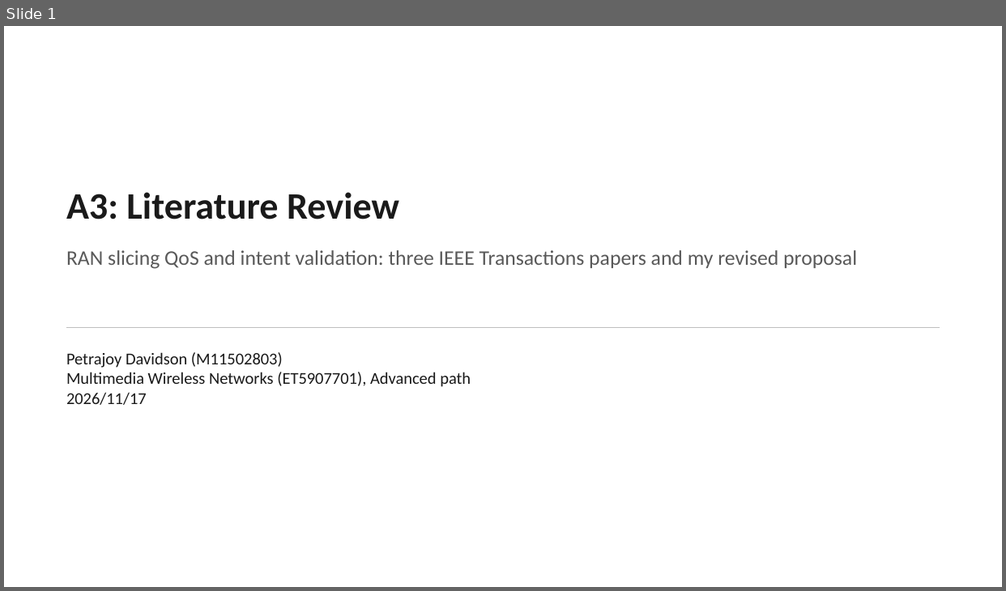
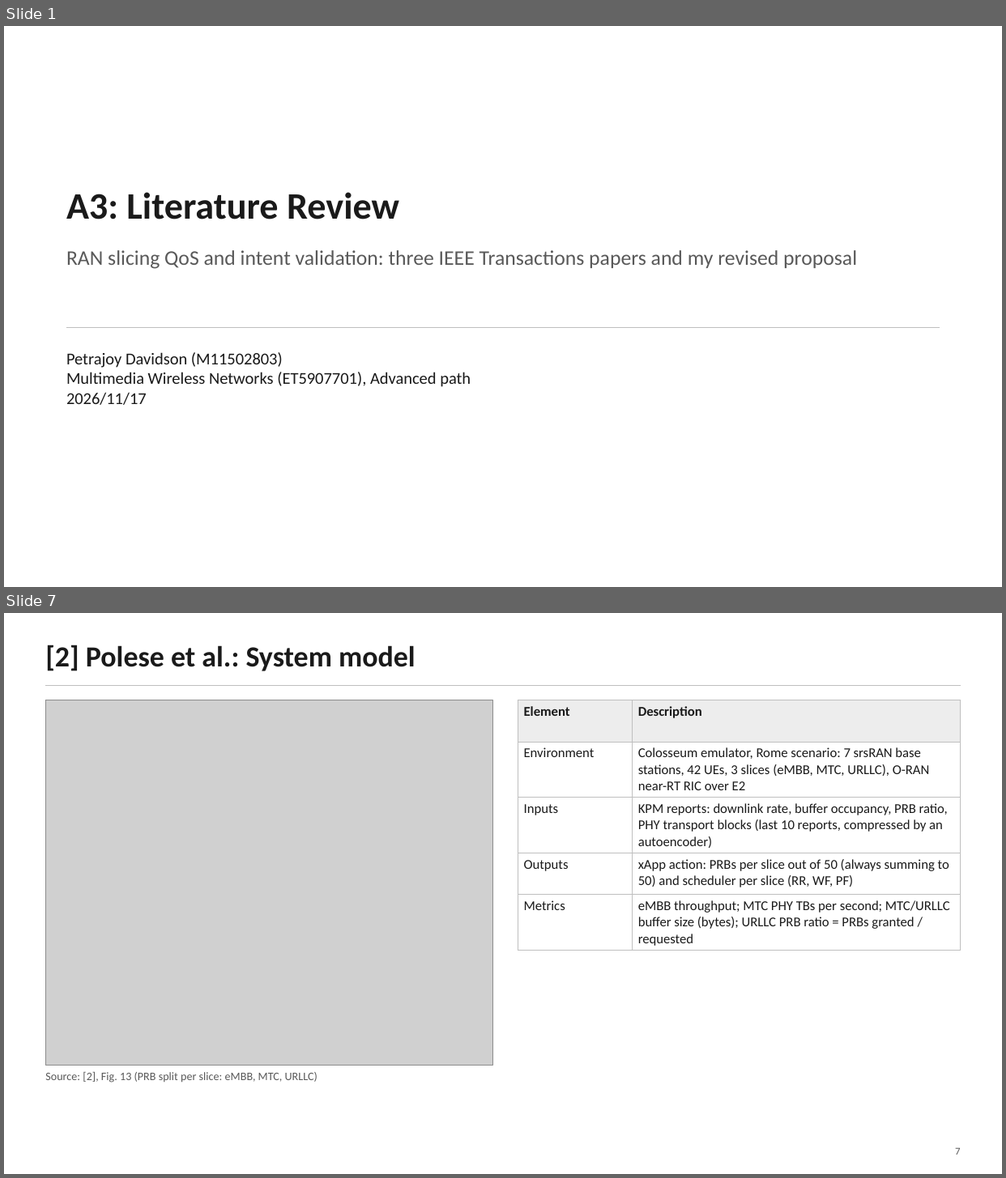
Before and after one commit to petrajoyd/MWN-2026-M11502803-Petrajoy-Davidson, a slide deck: A3-literature-review/presentation/A3-literature-review.pptx. Shown one above the other, each under a label of ours: slide 1 before the commit, slides 1 and 7 after it; the slides between them are not shown. The pictures are 1006x591 and 1006x1178 pixels, drawn with LibreOffice and Linux fonts; fonts in the diff are those of the drawing; grey boxes stand for pictures. Boxes give left, top, right and bottom in pixels: in the first picture for what was removed or moved away, otherwise in the second. Text is boxed around its words. In the diff, an @@ line names an element or a change of style, - is before the commit and + after.

```diff
--- a/A3-literature-review/presentation/A3-literature-review.pptx
+++ b/A3-literature-review/presentation/A3-literature-review.pptx
@@ slide 7 added at [4, 613, 1002, 1174], background #FFFFFF @@
@@ text added at [45, 645, 415, 671], 28 pt, text #1A1A1A, bold @@
+[2] Polese et al.: System model
@@ line added from (46, 686) to (961, 686), #BFBFBF 1 pt @@
@@ picture added at [46, 700, 493, 1066] @@
@@ table added at [518, 700, 961, 949], 5 rows, 2 columns @@
+Element | Description
+Environment | Colosseum emulator, Rome scenario: 7 srsRAN base stations, 42 UEs, 3 slices (eMBB, MTC, URLLC), O-RAN near-RT RIC over E2
+Inputs | KPM reports: downlink rate, buffer occupancy, PRB ratio, PHY transport blocks (last 10 reports, compressed by an autoencoder)
+Outputs | xApp action: PRBs per slice out of 50 (always summing to 50) and scheduler per slice (RR, WF, PF)
+Metrics | eMBB throughput; MTC PHY TBs per second; MTC/URLLC buffer size (bytes); URLLC PRB ratio = PRBs granted / requested
@@ text added at [45, 1072, 317, 1083], 11 pt, text #595959 @@
+Source: [2], Fig. 13 (PRB split per slice: eMBB, MTC, URLLC)
@@ text added at [955, 1148, 960, 1155], 10 pt, text #595959 @@
+7
```
Also in this commit, not shown: 4 slides changed, 7 other slides added, 7 slides removed, 8 other files.
